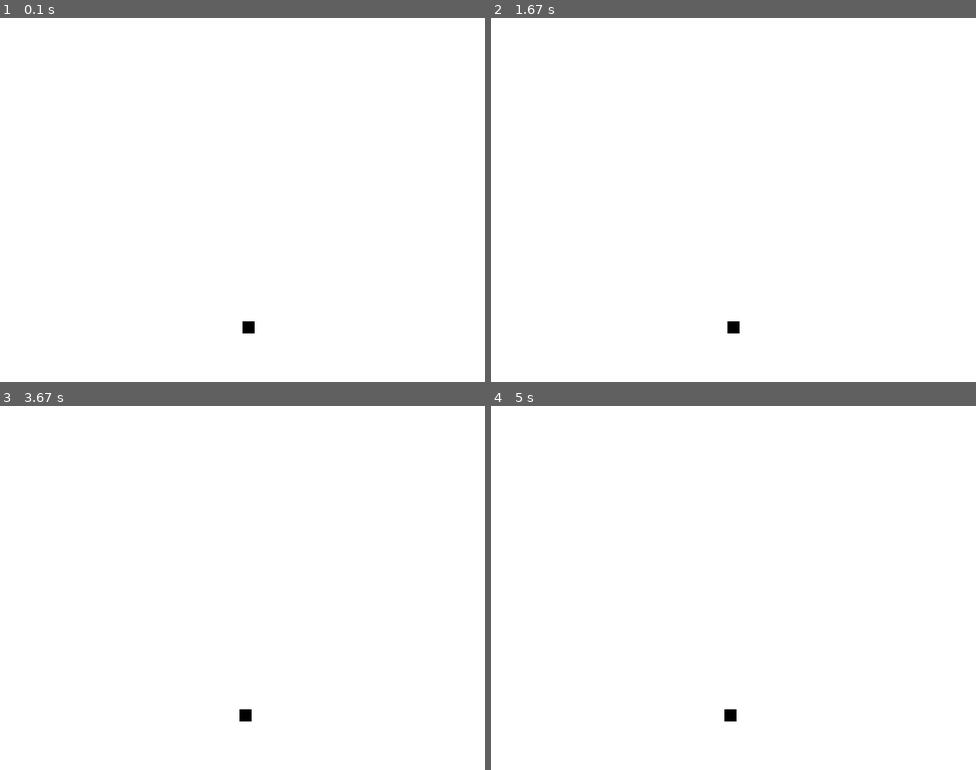
Above: before the commit, frames 1-4 (two rows, left to right).
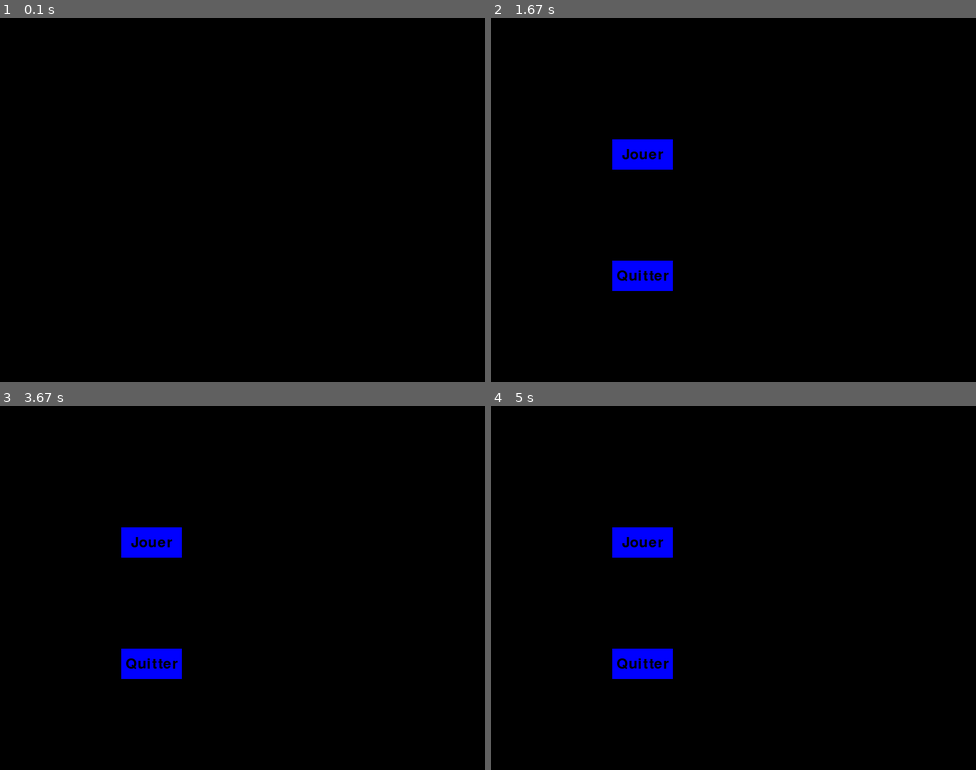
Above: after the commit, the same moments.

Repository: oxmrtn/Pygame-Game
Game: pygame game, started from main.py
Same seed, same stepped clock (60 frames per second), same inputs: the game is played once before the commit and once after it.
Inputs (mouse positions are in pixels of both pictures, inside the frame that each line leads up to):
- Up to frame 1 (0.1 s): no input
- Up to frame 2 (1.67 s): hold Left 0.33-0.87 s; move the mouse to (723, 243) at 0.37 s; hold Left 0.9-1.4 s; hold Right from 1.43 s (still down)
- Up to frame 3 (3.67 s): release Right at 2.07 s; hold Left 2.1-2.73 s; hold Right 2.77-3.43 s; hold Right from 3.47 s (still down)
- Up to frame 4 (5 s): release Right at 4.13 s; hold Left 4.17-4.85 s; hold Left from 4.88 s (still down)

The runs differ from the first frame. In frame 1, 100% of the frame differs, in the area x 0-100%, y 0-100%; in frame 2, 100%; in frame 3, 100%; in frame 4, 100%.

Commit message:
ajout menu

Diff:
--- a/bridge.py
+++ b/bridge.py
@@ -0,0 +1,10 @@
+import pygame
+
+class Bridge:
+    def __init__(self,screen):
+        self.screen = screen
+        self.color = (255,0,0)
+        self.rect = pygame.Rect(200,0,400,600)
+
+    def draw(self):
+        pygame.draw.rect(self.screen, self.color, self.rect)
--- /dev/null
+++ b/button.py
@@ -0,0 +1,24 @@
+import pygame
+
+class Button:
+    def __init__(self, x, y, largeur, hauteur, couleur_normale, couleur_survol, texte, action):
+        self.rect = pygame.Rect(x, y, largeur, hauteur)
+        self.couleur_normale = couleur_normale
+        self.couleur_survol = couleur_survol
+        self.texte = texte
+        self.action = action
+        self.survole = False
+
+    def draw(self, fenetre):
+        couleur = self.couleur_survol if self.survole else self.couleur_normale
+        pygame.draw.rect(fenetre, couleur, self.rect)
+        police = pygame.font.Font(None, 36)
+        texte_surface = police.render(self.texte, True, pygame.Color('black'))
+        texte_rect = texte_surface.get_rect(center=self.rect.center)
+        fenetre.blit(texte_surface, texte_rect)
+
+    def verifier_clic(self, event):
+        if event.type == pygame.MOUSEMOTION:
+            self.survole = self.rect.collidepoint(event.pos)
+        if event.type == pygame.MOUSEBUTTONDOWN and event.button == 1 and self.survole:
+            self.action()
--- a/game_screen.py
+++ b/game_screen.py
@@ -1,27 +1,16 @@
 import pygame
 from player import Player
 
-def gameScreen(screen, user):
-    running = True
-    while running and not(user.loose):
-        for event in pygame.event.get():
-            if event.type == pygame.QUIT:
-                running = False
+def gameScreen(screen, user,event,bridge ):
+        # Logique du jeu
+        screen.fill((255,255,255))
+        bridge.draw()
 
-        # Logique du jeu
-            screen.fill((255,255,255))
-            keys = pygame.key.get_pressed()  # Récupère l'état des touches
-            if keys[pygame.K_RIGHT]:
+        if event.type == pygame.KEYDOWN:
+            if event.key == pygame.K_RIGHT:
                 user.movement("droite")
-            elif keys[pygame.K_LEFT]:
+            elif event.key == pygame.K_LEFT:
                 user.movement("gauche")
-
-            """
-            if event.type == pygame.KEYDOWN:
-                if event.key == pygame.K_RIGHT:
-                    user.movement("droite")
-                elif event.key == pygame.K_LEFT:
-                    user.movement("gauche")"""
             user.draw()
             pygame.display.flip()
-            print("ca passe")
+            pygame.time.delay(10)
--- a/main.py
+++ b/main.py
@@ -1,30 +1,45 @@
-from game_screen import gameScreen
 import pygame
 from player import Player
+from game_screen import gameScreen
+from menu_screen import menuScreen
+from bridge import Bridge
+from button import Button
 pygame.init()
 
 # Dimensions de la fenêtre
 largeur = 800
 hauteur = 600
 
+
 # Initialisation de la fenêtre
-
+menu_screen = pygame.display.set_mode((largeur, hauteur))
 game_screen = pygame.display.set_mode((largeur, hauteur))
 pygame.display.set_caption("Satisfying game")
 player = Player(game_screen, 400, 500)
+bridge = Bridge(game_screen)
+
+def stop_running():
+    global running
+    running = False
+def test():
+    global player
+    player.loose = False
+    pygame.event.pump()
+
+play_button = Button(200,200,100,50,(0,0,255), (0,255,0), "Jouer", test)
+quit_button = Button(200,400,100,50,(0,0,255), (0,255,0), "Quitter", stop_running)
 # Boucle principale du jeu
 
-gameScreen(game_screen, player)
+running = True
+while running:
+    for event in pygame.event.get():
+        if event.type == pygame.QUIT:
+            running = False
 
-if player.loose:
-    menu_screen = pygame.display.set_mode((largeur, hauteur))
-    running = True
-    while running:
-        for event in pygame.event.get():
-            if event.type == pygame.QUIT:
-                running = False
-        menu_screen.fill((0,0,0))
-        pygame.display.flip()
+    if player.loose:
+        menuScreen(game_screen,event, play_button,quit_button)
+    else:
+        gameScreen(game_screen, player, event,bridge)
 
 
 
--- a/menu_screen.py
+++ b/menu_screen.py
@@ -0,0 +1,9 @@
+import pygame
+
+def menuScreen(screen,event, playButton, quitButton):
+        screen.fill((0,0,0))
+        playButton.verifier_clic(event)
+        quitButton.verifier_clic(event)
+        playButton.draw(screen)
+        quitButton.draw(screen)
+        pygame.display.flip()
